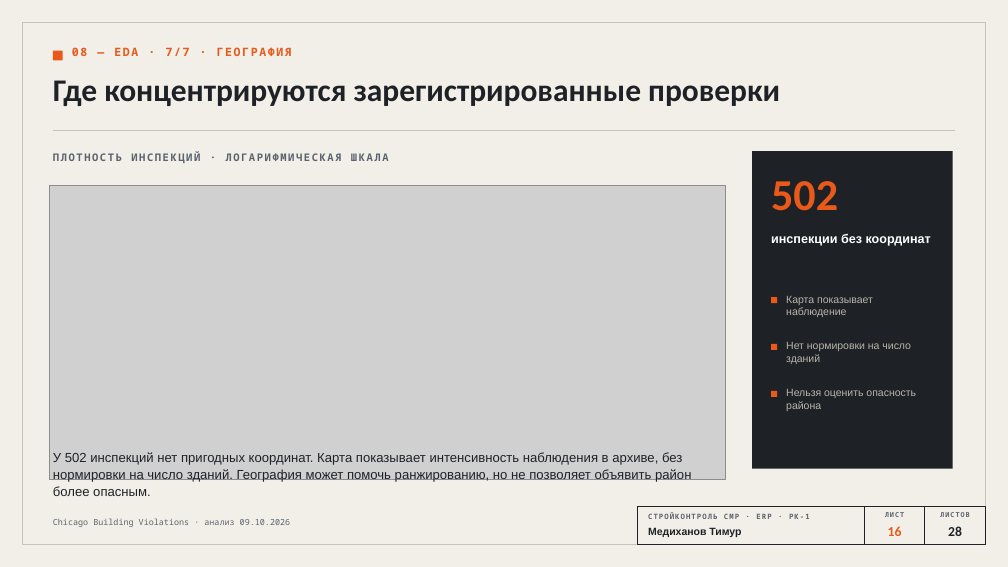
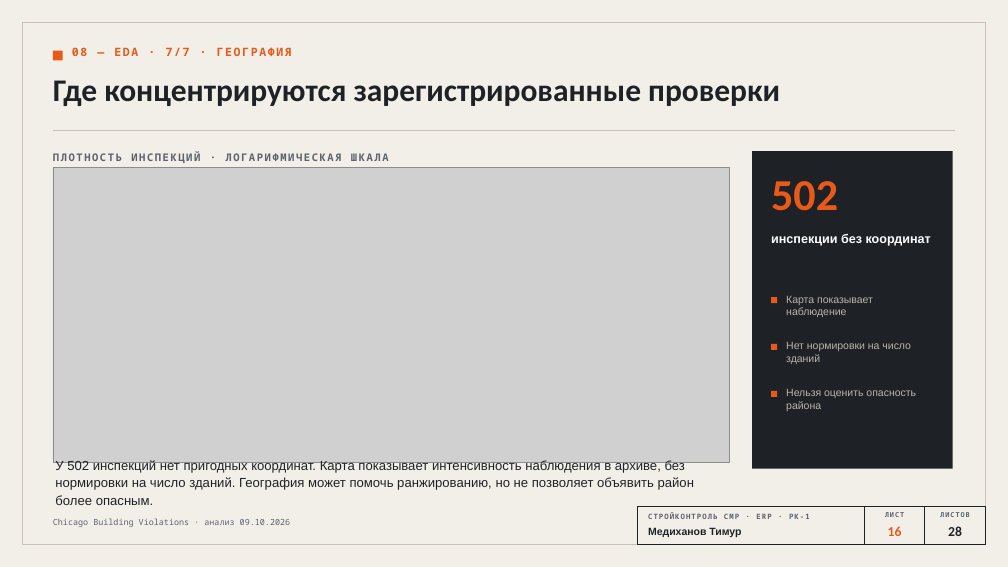
Before and after one commit to mindcoree/stroykontrol_smr, a slide deck: slide 16 of presentation_medikhanov_timur.pptx. Drawn at 1008x567 pixels with LibreOffice and Linux fonts; fonts in the diff are those of the drawing; grey boxes stand for pictures. Boxes give left, top, right and bottom in pixels: in the first picture for what was removed or moved away, otherwise in the second. Text is boxed around its words. In the diff, an @@ line names an element or a change of style, - is before the commit and + after.

```diff
--- a/presentation_medikhanov_timur.pptx
+++ b/presentation_medikhanov_timur.pptx
@@ picture: place and size @@
-picture at (49, 185, 726, 479)
+picture at (53, 168, 730, 462)
@@ text "У 502 инспекций нет пригодных ...": place and size @@
-text "У 502 инспекций нет пригодных ..." at (53, 452, 691, 496)
+text "У 502 инспекций нет пригодных ..." at (55, 460, 694, 505)
```
Also in this commit, not shown: 20 other files.
